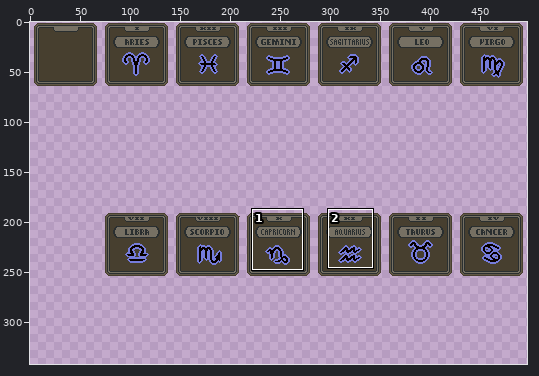
File history of a sprite sheet, assets/1x/astrological.png. The first picture is a wide view before the edit; the outline marks the close-up.
Close-up. Old version:
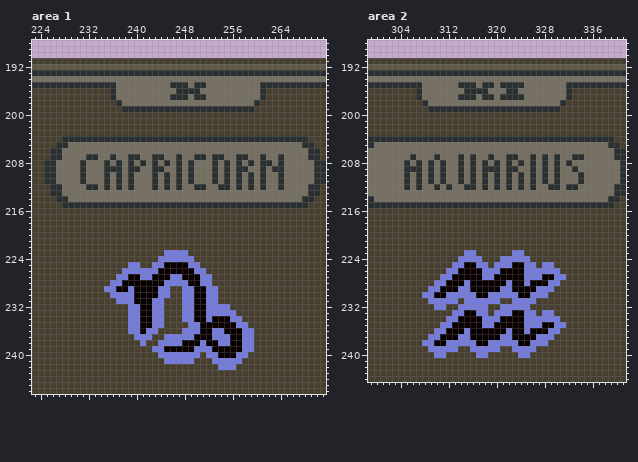
The file is 497x190 pixels. Shown: area 1: x 223..271, y 188..246; area 2: x 299..341, y 188..244. The old version is drawn lined up with the new one. The wide view leaves out empty margins. The commit also changed other parts of the picture, which this record leaves out.
Once edited:
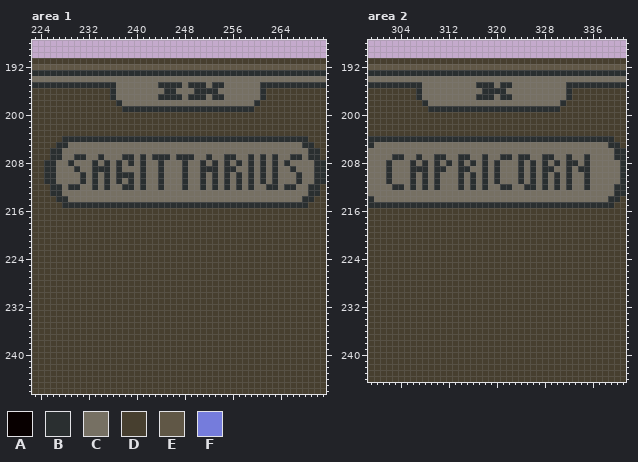
Palette (. is transparent): A #080000  B #2a2f30  C #767063  D #473f2f  E #605746  F #757cdc
From old to new:
canvas 497x190 -> 497x380; drawings rearranged on the sheet (the old picture shows each at its new place)
Area 1:
y 195: x 244..245 CC -> BB; x 248..249 BC -> CB; x 253..254 CC -> BB
y 196: x 245..249 CCBBB -> BBCCC; x 251..253 CCC -> BBB
y 197: x 244..245 CC -> BB; x 248..249 BC -> CB; x 253..254 CC -> BB
y 207: x 230..234 CCBBC -> BBCCB; x 236 B -> C; x 238 C -> B; x 240..241 BC -> CB; x 245 C -> B; x 248..259 CCBBCBBCCBBC -> BBCCBCCBBCCB; x 263..264 CB -> BC; x 266..267 CC -> BB
y 208: x 229 C -> B; x 231 B -> C; x 233 C -> B; x 243..245 BCB -> CBC; x 247..249 BCB -> CBC; x 251 C -> B; x 262..265 BCBC -> CBCB
y 209: x 230..231 CB -> BC; x 233..234 CC -> BB; x 236 B -> C; x 239..241 BBC -> CCB; x 243 B -> C; x 247..249 BCB -> CBC; x 251..252 CC -> BB; x 256..259 CBBC -> BCCB; x 264 B -> C; x 266 C -> B
y 210: x 233 C -> B; x 238 C -> B; x 241 C -> B; x 243..245 BCB -> CBC; x 247..249 BCB -> CBC; x 251 C -> B; x 263..264 CB -> BC; x 267 C -> B
y 211: x 233 C -> B; x 241 C -> B; x 243..245 BCB -> CBC; x 247..249 BCB -> CBC; x 251 C -> B; x 263..264 CB -> BC; x 267 C -> B
y 212: x 229..230 CC -> BB; x 232 B -> C; x 237..238 BC -> CB; x 241 C -> B; x 243..245 BCB -> CBC; x 247..248 BC -> CB; x 250 B -> C; x 253..254 CB -> BC; x 261..266 BCCBCC -> CBBCBB
y 223: x 245..248 FFFF -> DDDD
y 224: x 244..249 FFFFFF -> DDDDDD
y 225: x 239..240 FF -> DD; x 243..250 FFAAAAFF -> DDDDDDDD
y 226: x 238..251 FFFFFFAAAAAAFF -> DDDDDDDDDDDDDD
y 227: x 237..252 FFAAFFAAAFFAAAFF -> DDDDDDDDDDDDDDDD
y 228: x 236..252 FFAAAAAAAFFFFAAFF -> DDDDDDDDDDDDDDDDD
y 229: x 235..245 FFAAFAAAAFF -> DDDDDDDDDDD; x 248..253 FFAAFF -> DDDDDD
y 230: x 236..245 FFFFAAAAFF -> DDDDDDDDDD; x 248..253 FFAAFF -> DDDDDD
y 231: x 237..244 FFFAAAFF -> DDDDDDDD; x 248..253 FFAAFF -> DDDDDD
y 232: x 239..244 FFAAFF -> DDDDDD; x 248..255 FFAAFFFF -> DDDDDDDD
y 233: x 239..244 FFAAFF -> DDDDDD; x 248..256 FFAAFFFFF -> DDDDDDDDD
y 234: x 239..244 FFAAFF -> DDDDDD; x 248..257 FFAAFAAAFF -> DDDDDDDDDD
y 235: x 239..244 FFAAFF -> DDDDDD; x 249..258 FFAAAAAAFF -> DDDDDDDDDD
y 236: x 239..243 FFAFF -> DDDDD; x 248..259 FFFAAFFAAAFF -> DDDDDDDDDDDD
y 237: x 240..242 FFF -> DDD; x 245..259 FFFFFAAAFFFAAFF -> DDDDDDDDDDDDDDD
y 238: x 241 F -> D; x 244..259 FFFFAAAFAAFFAAFF -> DDDDDDDDDDDDDDDD
y 239: x 243..259 FFAAAAAFFFAAAAAFF -> DDDDDDDDDDDDDDDDD
y 240: x 244..250 FFFFFFF -> DDDDDDD; x 252..258 FFAAAFF -> DDDDDDD
y 241: x 245..249 FFFFF -> DDDDD; x 253..257 FFFFF -> DDDDD
y 242: x 254..256 FFF -> DDD
Area 2:
y 195: x 314..317 BBBC -> CCCB; x 323..324 BB -> CC
y 196: x 315..317 BBB -> CCC; x 319..323 CCCBB -> BBBCC
y 197: x 314..317 BBBC -> CCCB; x 323..324 BB -> CC
y 207: x 303..304 CC -> BB; x 306..307 BC -> CB; x 311 C -> B; x 315..316 CB -> BC; x 318..319 CB -> BC; x 321 C -> B; x 323..326 BCCB -> CBBC; x 329..330 CB -> BC; x 332..335 CBBC -> BCCB
y 208: x 302 C -> B; x 305..312 BCBCBCBC -> CBCBCBCB; x 322 B -> C; x 333 C -> B; x 335 C -> B
y 209: x 302 C -> B; x 305 B -> C; x 308..310 CBC -> BCB; x 315..316 CB -> BC; x 319 B -> C; x 322..324 BBC -> CCB; x 329..330 CB -> BC; x 332..335 CBCC -> BCBB
y 210..211: x 302 C -> B; x 305..311 BCBCBCB -> CBCBCBC; x 322 B -> C; x 332 C -> B; x 334..335 BC -> CB
y 212: x 303..308 CCBCBC -> BBCBCB; x 312 B -> C; x 314..315 CB -> BC; x 320..321 BC -> CB; x 324..325 BC -> CB; x 328..329 CB -> BC; x 333 B -> C; x 335 C -> B
y 223: x 315..316 FF -> DD; x 323..324 FF -> DD
y 224: x 314..317 FFFF -> DDDD; x 321..325 FFFFF -> DDDDD
y 225: x 313..318 FFAAFF -> DDDDDD; x 320..326 FFFAAFF -> DDDDDDD; x 328..329 FF -> DD
y 226: x 312..330 FFAAAAFFFAAAAFFFFFF -> DDDDDDDDDDDDDDDDDDD
y 227: x 311..331 FFAAAAAFFAAAAAFFFAAFF -> DDDDDDDDDDDDDDDDDDDDD
y 228: x 310..330 FFAAAFAAAAAAFAAFAAAFF -> DDDDDDDDDDDDDDDDDDDDD
y 229: x 309..329 FFAAAFFAAAAAFFAAAAFFF -> DDDDDDDDDDDDDDDDDDDDD
y 230: x 308..328 FFAAFFFFFAAFFFFFAAFFF -> DDDDDDDDDDDDDDDDDDDDD
y 231: x 309..313 FFFFF -> DDDDD; x 315..320 FFFFFF -> DDDDDD; x 323..326 FFFF -> DDDD
y 232: x 310..311 FF -> DD; x 314..318 FFFFF -> DDDDD; x 321..325 FFFFF -> DDDDD
y 233: x 313..318 FFAAFF -> DDDDDD; x 320..326 FFFAAFF -> DDDDDDD; x 328..329 FF -> DD
y 234: x 312..330 FFAAAAFFFAAAAFFFFFF -> DDDDDDDDDDDDDDDDDDD
y 235: x 311..331 FFAAAAAFFAAAAAFFFAAFF -> DDDDDDDDDDDDDDDDDDDDD
y 236: x 310..330 FFAAAFAAAAAAFAAFAAAFF -> DDDDDDDDDDDDDDDDDDDDD
y 237: x 309..329 FFAAAFFAAAAAFFAAAAFFF -> DDDDDDDDDDDDDDDDDDDDD
y 238: x 308..328 FFAAFFFFFAAFFFFFAAFFF -> DDDDDDDDDDDDDDDDDDDDD
y 239: x 309..313 FFFFF -> DDDDD; x 316..320 FFFFF -> DDDDD; x 323..326 FFFF -> DDDD
y 240: x 310..311 FF -> DD; x 317..318 FF -> DD; x 324..325 FF -> DD
Boxes around the changes in both close-ups, in picture pixels (x1, y1, x2, y2):
changed: (158, 82, 224, 100)
changed: (68, 154, 302, 190)
changed: (104, 250, 254, 370)
changed: (458, 82, 524, 100)
changed: (386, 154, 590, 190)
changed: (422, 250, 566, 358)
